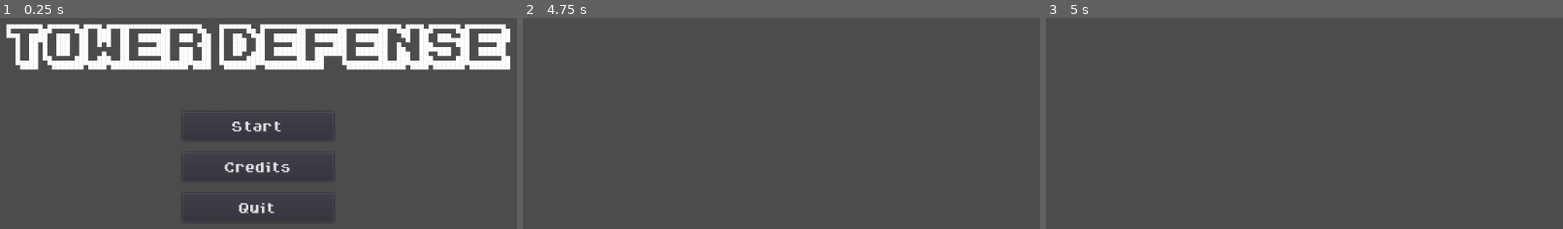
Above: before the commit, frames 1-3 (left to right).
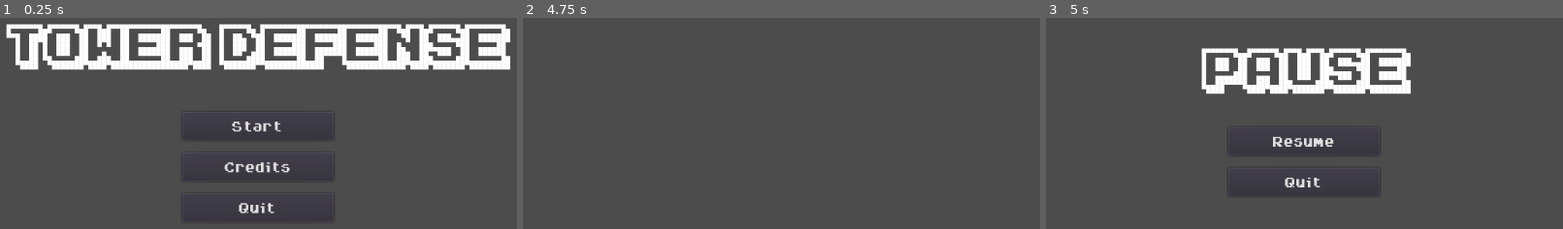
Above: after the commit, the same moments.

Repository: Godot-Wild-Jam-22-Team/TowerDefense
Game: Godot game, scene res://GUI/StartScreen.tscn
Two runs of this game, one before a commit and one after it. Both use one fixed random seed, a clock stepped at 60 frames per second and the inputs below.
Inputs:
- Up to frame 1 (0.25 s): no input
- Up to frame 2 (4.75 s): click "Start" at 0.5 s; tap Enter at 1.25, 2.75, 4.25 s; tap Space at 2, 3.5 s
- Up to frame 3 (5 s): tap Escape (pause) at 4.9 s

Frames 1-2 are identical in both runs. In frame 3, 6.4% of the frame differs, in the area x 30-71%, y 14-81%.

Commit message:
Added pause menu
Tested and working but using esc in pause menu does not work as expected

Diff:
--- a/GWJ22/GUI/PauseMenu.gd
+++ b/GWJ22/GUI/PauseMenu.gd
@@ -1,16 +1,32 @@
 extends Control
+class_name PauseMenu
+
+signal open
+signal closed
+
+func _ready() -> void:
+	set_process_input(false)
+
+func open() -> void:
+	set_process_input(true)
+	emit_signal("open")
+	show()
+
+func close() -> void:
+	emit_signal("closed")
+	set_process_input(false)
+	hide()
+
+func _input(event: InputEvent) -> void:
+	if event.is_action_pressed("pause"):
+		close()
+		#ISSUE called correctly but not working as with button
+
+func _on_ResumeButton_pressed() -> void:
+	close()
 
 
-# Declare member variables here. Examples:
-# var a: int = 2
-# var b: String = "text"
-
-
-# Called when the node enters the scene tree for the first time.
-func _ready() -> void:
-	pass # Replace with function body.
-
-
-# Called every frame. 'delta' is the elapsed time since the previous frame.
-#func _process(delta: float) -> void:
-#	pass
+func _on_QuitButton_pressed() -> void:
+	get_tree().paused = false
+	get_tree().change_scene("res://GUI/StartScreen.tscn")
+	#get_tree().quit()
--- a/GWJ22/Game.gd
+++ b/GWJ22/Game.gd
@@ -1,10 +1,6 @@
 extends Node
 
-
-# Declare member variables here. Examples:
-# var a: int = 2
-# var b: String = "text"
-
+onready var pause_menu := $PauseScreen/PauseMenu
 
 # Called when the node enters the scene tree for the first time.
 func _ready() -> void:
@@ -12,8 +8,13 @@
 
 func _unhandled_input(event: InputEvent) -> void:
 	if event.is_action_pressed("pause"):
+		get_tree().set_input_as_handled()
+		pause_menu.open()
+		set_process_input(false)
 		get_tree().paused = true
-		pass
+		yield(pause_menu, "closed")
+		set_process_input(true)
+		get_tree().paused = false
 
 
 # Called every frame. 'delta' is the elapsed time since the previous frame.
--- a/GWJ22/Game.tscn
+++ b/GWJ22/Game.tscn
@@ -72,3 +72,5 @@
 margin_bottom = 92.0
 rect_min_size = Vector2( 200, 38 )
 text = "Quit"
+[connection signal="pressed" from="PauseScreen/PauseMenu/VBoxContainer/ResumeButton" to="PauseScreen/PauseMenu" method="_on_ResumeButton_pressed"]
+[connection signal="pressed" from="PauseScreen/PauseMenu/VBoxContainer/QuitButton" to="PauseScreen/PauseMenu" method="_on_QuitButton_pressed"]
--- a/GWJ22/project.godot
+++ b/GWJ22/project.godot
@@ -15,6 +15,11 @@
 "path": "res://Defenses/DraggableObject.gd"
 }, {
 "base": "Control",
+"class": "PauseMenu",
+"language": "GDScript",
+"path": "res://GUI/PauseMenu.gd"
+}, {
+"base": "Control",
 "class": "StartScreen",
 "language": "GDScript",
 "path": "res://GUI/StartScreen.gd"
@@ -26,6 +31,7 @@
 } ]
 _global_script_class_icons={
 "DraggableObject": "",
+"PauseMenu": "",
 "StartScreen": "",
 "Turret": ""
 }
